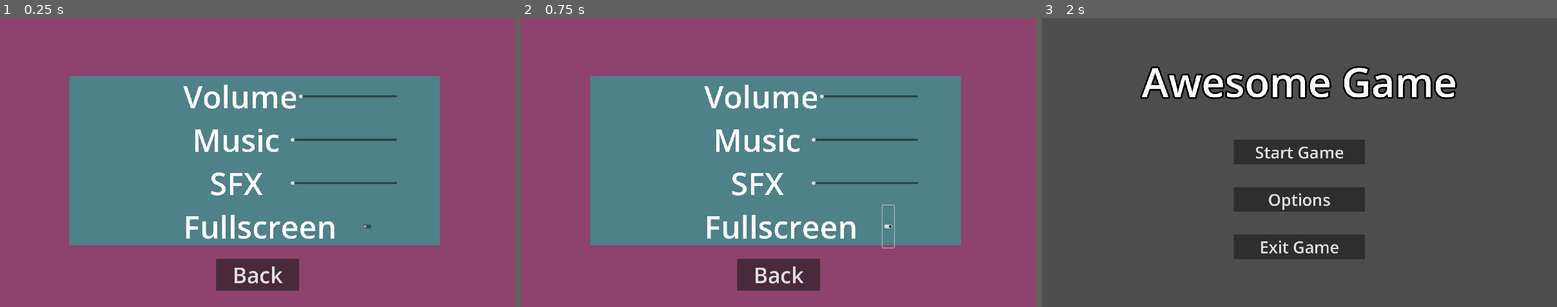
Above: before the commit, frames 1-3 (left to right).
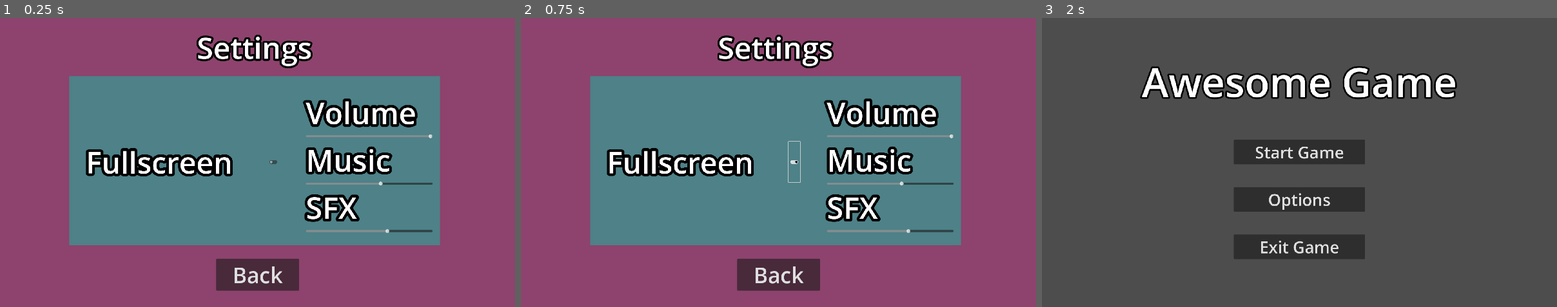
Above: after the commit, the same moments.

Repository: P0ddy/Project-Bentley
Game: Godot game, scene res://Scenes/Menu/options_menu.tscn
Two runs of this game, one before a commit and one after it. Both use one fixed random seed, a clock stepped at 60 frames per second and the inputs below. This scene is started directly instead of the project's main scene.
Inputs (mouse positions are in pixels of both pictures, inside the frame that each line leads up to; where the layout moved, square brackets give the same spot in the first picture):
- Up to frame 1 (0.25 s): no input
- Up to frame 2 (0.75 s): click (793, 162) [886, 226] at 0.5 s
- Up to frame 3 (2 s): click "Back" at 1.25 s

The runs differ from the first frame. In frame 1, 11% of the frame differs, in the area x 16-84%, y 5-77%; in frame 2, 11%, in the area x 16-84%, y 5-80%; in frame 3, nothing differs.

Commit message:
Working Sliders

Diff:
--- a/Scenes/Menu/options_menu.gd
+++ b/Scenes/Menu/options_menu.gd
@@ -1,10 +1,4 @@
 extends Control
-
-@onready var VolumeSlider = $"Mid Color/MarginContainer/VBoxContainer/HBoxContainer/HSlider"
-@onready var MusicSlider = $"Mid Color/MarginContainer/VBoxContainer/HBoxContainer2/HSlider"
-@onready var SFXSlider = $"Mid Color/MarginContainer/VBoxContainer/HBoxContainer3/HSlider"
-
-
 
 
 
@@ -12,14 +6,12 @@
 func _on_back_to_menu_button_pressed():
 	get_tree().change_scene_to_file("res://Scenes/Menu/main_menu.tscn")
 
-func _ready():
-	$Music.play()
 
 
 
 
-func _change_volumen(volumen, bus):
-	if volumen == MusicSlider.min_value:
-		AudioServer.set_bus_mute(AudioServer.get_bus_index(bus), true)
+func _on_check_button_toggled(toggled_on):
+	if toggled_on:
+		DisplayServer.window_set_mode(DisplayServer.WINDOW_MODE_FULLSCREEN)
 	else:
-		AudioServer.set_bus_mute(AudioServer.get_bus_index(bus), true)
+		DisplayServer.window_set_mode(DisplayServer.WINDOW_MODE_WINDOWED)
--- a/Scenes/Menu/options_menu.tscn
+++ b/Scenes/Menu/options_menu.tscn
@@ -1,7 +1,8 @@
-[gd_scene load_steps=3 format=3 uid="uid://c8gvpvs1dpvr2"]
+[gd_scene load_steps=4 format=3 uid="uid://c8gvpvs1dpvr2"]
 
 [ext_resource type="Script" path="res://Scenes/Menu/options_menu.gd" id="1_paq8y"]
 [ext_resource type="AudioStream" uid="uid://bpjvf80yjepfs" path="res://Audio/Music/TestTrack.mp3" id="2_3j3du"]
+[ext_resource type="PackedScene" uid="uid://bqemmj5sudlam" path="res://Scenes/Menu/volume_slider.tscn" id="2_3jgbx"]
 
 [node name="Options_Menu" type="Control"]
 layout_mode = 3
@@ -36,92 +37,99 @@
 grow_vertical = 2
 color = Color(0.307106, 0.503942, 0.531524, 1)
 
+[node name="OptionsText" type="Label" parent="Mid Color"]
+layout_mode = 1
+anchors_preset = 8
+anchor_left = 0.5
+anchor_top = 0.5
+anchor_right = 0.5
+anchor_bottom = 0.5
+offset_left = -215.2
+offset_top = -499.9
+offset_right = 214.8
+offset_bottom = -347.9
+grow_horizontal = 2
+grow_vertical = 2
+theme_override_colors/font_outline_color = Color(0, 0, 0, 1)
+theme_override_constants/outline_size = 30
+theme_override_font_sizes/font_size = 111
+text = "Settings
+"
+
 [node name="MarginContainer" type="MarginContainer" parent="Mid Color"]
 layout_mode = 1
 anchors_preset = 15
 anchor_right = 1.0
 anchor_bottom = 1.0
+offset_left = 63.0
+offset_top = 244.0
+offset_right = -599.4
+offset_bottom = -235.8
 grow_horizontal = 2
 grow_vertical = 2
-theme_override_constants/margin_left = 425
-theme_override_constants/margin_top = 75
-theme_override_constants/margin_right = 160
-theme_override_constants/margin_bottom = 70
+pivot_offset = Vector2(-1109, -407)
 
-[node name="VBoxContainer" type="VBoxContainer" parent="Mid Color/MarginContainer"]
+[node name="HBoxContainer4" type="HBoxContainer" parent="Mid Color/MarginContainer"]
 layout_mode = 2
+size_flags_vertical = 0
+theme_override_constants/separation = 130
 
-[node name="HBoxContainer" type="HBoxContainer" parent="Mid Color/MarginContainer/VBoxContainer"]
-layout_mode = 2
-size_flags_vertical = 4
-
-[node name="Volume" type="Label" parent="Mid Color/MarginContainer/VBoxContainer/HBoxContainer"]
+[node name="FullScreen" type="Label" parent="Mid Color/MarginContainer/HBoxContainer4"]
 layout_mode = 2
 size_flags_horizontal = 6
+theme_override_colors/font_outline_color = Color(0, 0, 0, 1)
 theme_override_constants/shadow_offset_x = 3
 theme_override_constants/shadow_offset_y = 3
-theme_override_font_sizes/font_size = 116
-text = "Volume"
-
-[node name="HSlider" type="HSlider" parent="Mid Color/MarginContainer/VBoxContainer/HBoxContainer"]
-layout_mode = 2
-size_flags_horizontal = 3
-size_flags_vertical = 4
-
-[node name="HBoxContainer2" type="HBoxContainer" parent="Mid Color/MarginContainer/VBoxContainer"]
-layout_mode = 2
-size_flags_vertical = 4
-
-[node name="Music" type="Label" parent="Mid Color/MarginContainer/VBoxContainer/HBoxContainer2"]
-layout_mode = 2
-size_flags_horizontal = 6
-theme_override_constants/shadow_offset_x = 3
-theme_override_constants/shadow_offset_y = 3
-theme_override_font_sizes/font_size = 116
-text = "Music"
-
-[node name="HSlider" type="HSlider" parent="Mid Color/MarginContainer/VBoxContainer/HBoxContainer2"]
-layout_mode = 2
-size_flags_horizontal = 3
-size_flags_vertical = 4
-
-[node name="HBoxContainer3" type="HBoxContainer" parent="Mid Color/MarginContainer/VBoxContainer"]
-layout_mode = 2
-size_flags_vertical = 4
-
-[node name="SFX" type="Label" parent="Mid Color/MarginContainer/VBoxContainer/HBoxContainer3"]
-layout_mode = 2
-size_flags_horizontal = 6
-theme_override_constants/shadow_offset_x = 3
-theme_override_constants/shadow_offset_y = 3
-theme_override_font_sizes/font_size = 116
-text = "SFX"
-
-[node name="HSlider" type="HSlider" parent="Mid Color/MarginContainer/VBoxContainer/HBoxContainer3"]
-layout_mode = 2
-size_flags_horizontal = 3
-size_flags_vertical = 4
-
-[node name="HBoxContainer4" type="HBoxContainer" parent="Mid Color/MarginContainer/VBoxContainer"]
-layout_mode = 2
-size_flags_vertical = 4
-
-[node name="FullScreen" type="Label" parent="Mid Color/MarginContainer/VBoxContainer/HBoxContainer4"]
-layout_mode = 2
-size_flags_horizontal = 6
-theme_override_constants/shadow_offset_x = 3
-theme_override_constants/shadow_offset_y = 3
-theme_override_font_sizes/font_size = 116
+theme_override_constants/outline_size = 40
+theme_override_font_sizes/font_size = 111
 text = "Fullscreen
 "
 
-[node name="CheckButton" type="CheckButton" parent="Mid Color/MarginContainer/VBoxContainer/HBoxContainer4"]
+[node name="CheckButton" type="CheckButton" parent="Mid Color/MarginContainer/HBoxContainer4"]
 layout_mode = 2
 size_flags_horizontal = 6
 
-[node name="Music" type="AudioStreamPlayer" parent="."]
-stream = ExtResource("2_3j3du")
-bus = &"Music"
+[node name="Sliders" type="VBoxContainer" parent="Mid Color"]
+layout_mode = 0
+offset_left = 882.0
+offset_top = 59.0
+offset_right = 1355.0
+offset_bottom = 586.0
+
+[node name="MasterVoume" type="Label" parent="Mid Color/Sliders"]
+layout_mode = 2
+theme_override_colors/font_outline_color = Color(0, 0, 0, 1)
+theme_override_constants/outline_size = 40
+theme_override_font_sizes/font_size = 112
+text = "Volume
+"
+
+[node name="VolumeSlider" parent="Mid Color/Sliders" instance=ExtResource("2_3jgbx")]
+layout_mode = 2
+bus_name = "Master"
+
+[node name="MusicVolume" type="Label" parent="Mid Color/Sliders"]
+layout_mode = 2
+theme_override_colors/font_outline_color = Color(0, 0, 0, 1)
+theme_override_constants/outline_size = 40
+theme_override_font_sizes/font_size = 112
+text = "Music
+"
+
+[node name="VolumeSlider2" parent="Mid Color/Sliders" instance=ExtResource("2_3jgbx")]
+layout_mode = 2
+bus_name = "Music"
+
+[node name="SFXVoume" type="Label" parent="Mid Color/Sliders"]
+layout_mode = 2
+theme_override_colors/font_outline_color = Color(0, 0, 0, 1)
+theme_override_constants/outline_size = 40
+theme_override_font_sizes/font_size = 112
+text = "SFX"
+
+[node name="VolumeSlider3" parent="Mid Color/Sliders" instance=ExtResource("2_3jgbx")]
+layout_mode = 2
+bus_name = "SFX"
 
 [node name="BackToMenuButton" type="Button" parent="."]
 layout_mode = 1
@@ -139,5 +147,14 @@
 theme_override_font_sizes/font_size = 81
 text = "Back"
 
+[node name="SFX" type="AudioStreamPlayer" parent="."]
+bus = &"SFX"
+
+[node name="Music" type="AudioStreamPlayer" parent="."]
+stream = ExtResource("2_3j3du")
+autoplay = true
+bus = &"Music"
+
+[connection signal="toggled" from="Mid Color/MarginContainer/HBoxContainer4/CheckButton" to="." method="_on_check_button_toggled"]
 [connection signal="button_down" from="BackToMenuButton" to="." method="_on_back_to_menu_button_button_down"]
 [connection signal="pressed" from="BackToMenuButton" to="." method="_on_back_to_menu_button_pressed"]
--- /dev/null
+++ b/Scenes/Menu/volume_slider.gd
@@ -0,0 +1,20 @@
+extends HSlider
+
+@export
+var bus_name: String
+
+var bus_index: int
+
+func _ready() -> void:
+	bus_index = AudioServer.get_bus_index(bus_name)
+	value_changed.connect(_on_value_changed)
+
+	value = db_to_linear(
+		AudioServer.get_bus_volume_db(bus_index)
+	)
+
+func _on_value_changed(value: float) -> void:
+	AudioServer.set_bus_volume_db(
+		bus_index,
+		linear_to_db(value)
+		)
--- /dev/null
+++ b/Scenes/Menu/volume_slider.tscn
@@ -0,0 +1,17 @@
+[gd_scene load_steps=2 format=3 uid="uid://bqemmj5sudlam"]
+
+[ext_resource type="Script" path="res://Scenes/Menu/volume_slider.gd" id="1_vablf"]
+
+[node name="VolumeSlider" type="HSlider"]
+anchors_preset = 15
+anchor_right = 1.0
+anchor_bottom = 1.0
+offset_left = 8.0
+offset_top = 6.0
+offset_right = -1689.0
+offset_bottom = -845.0
+grow_horizontal = 2
+grow_vertical = 2
+max_value = 1.0
+step = 0.001
+script = ExtResource("1_vablf")
--- a/default_bus_layout.tres
+++ b/default_bus_layout.tres
@@ -5,11 +5,11 @@
 bus/1/solo = false
 bus/1/mute = false
 bus/1/bypass_fx = false
-bus/1/volume_db = 0.0
+bus/1/volume_db = -4.50411
 bus/1/send = &"Master"
 bus/2/name = &"SFX"
 bus/2/solo = false
 bus/2/mute = false
 bus/2/bypass_fx = false
-bus/2/volume_db = 0.0
+bus/2/volume_db = -3.76831
 bus/2/send = &"Master"
